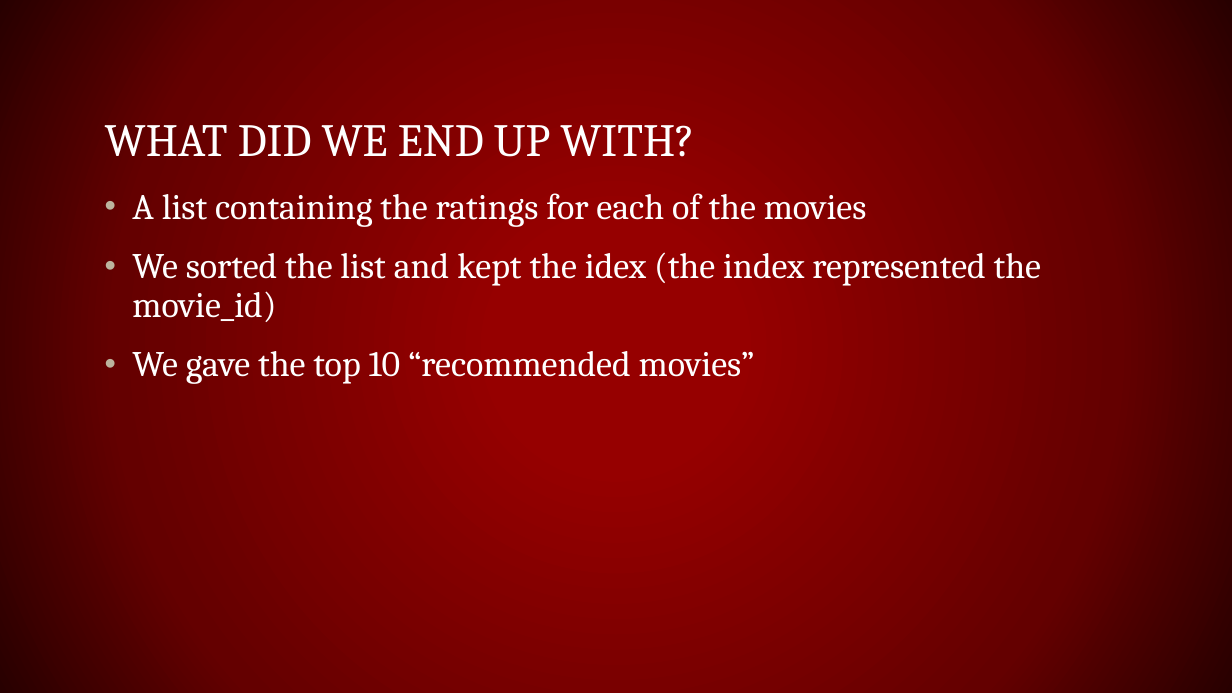
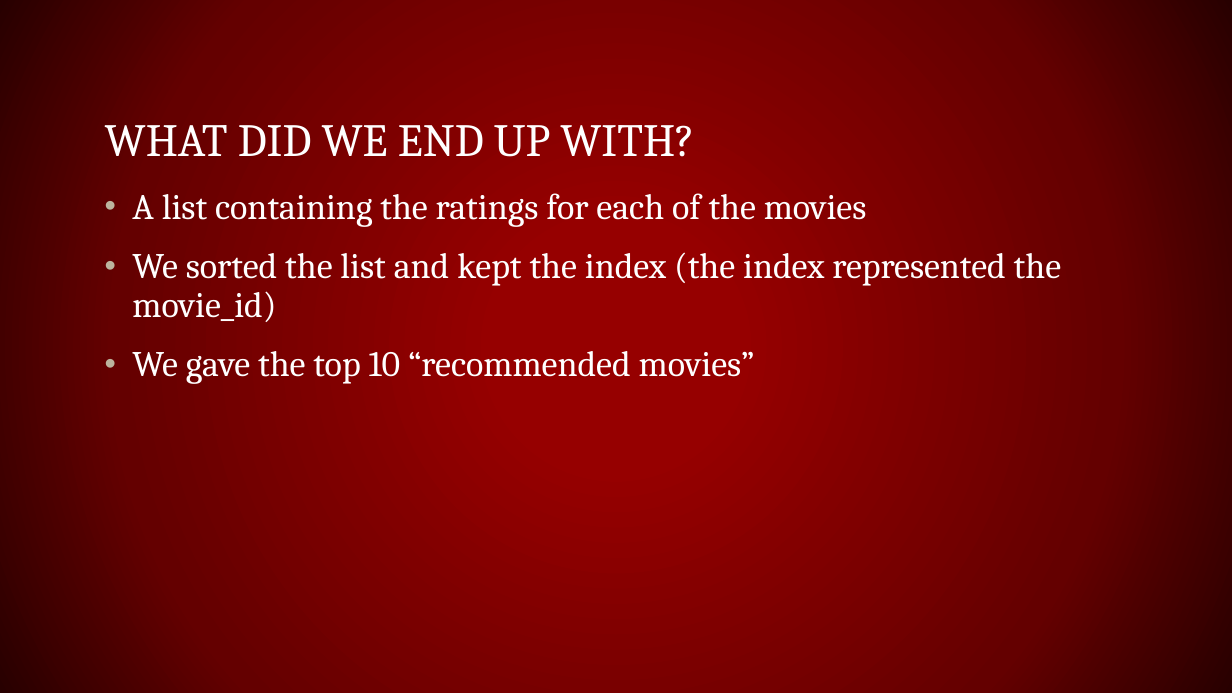
Before and after one commit to rwedoff/Recommendation-Systems-Project, a slide deck: slide 8 of Recommendation Systems.pptx. Drawn at 1232x693 pixels with LibreOffice and Linux fonts; fonts in the diff are those of the drawing. Boxes give left, top, right and bottom in pixels: in the first picture for what was removed or moved away, otherwise in the second. Text is boxed around its words. In the diff, an @@ line names an element or a change of style, - is before the commit and + after.

Commit message:
Updated PPT

```diff
--- a/Recommendation Systems.pptx
+++ b/Recommendation Systems.pptx
@@ text at <box>132,252,1061,322</box>: text changed @@
-• We sorted the list and kept the idex (the index represented the movie_id)
+• We sorted the list and kept the index (the index represented the movie_id)
```
Also in this commit, not shown: 5 slides added, 4 slides removed.
